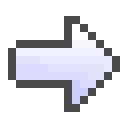
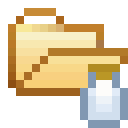
The second 128 × 128 image is a revision of the first. Changes to its layers:
added layer "Layer 5" above "Layer 6" over [80, 64, 128, 128]
added layer "category archive copy" above "refresh" over [8, 8, 128, 96]
hid "navigate forward" over [8, 16, 120, 112]
